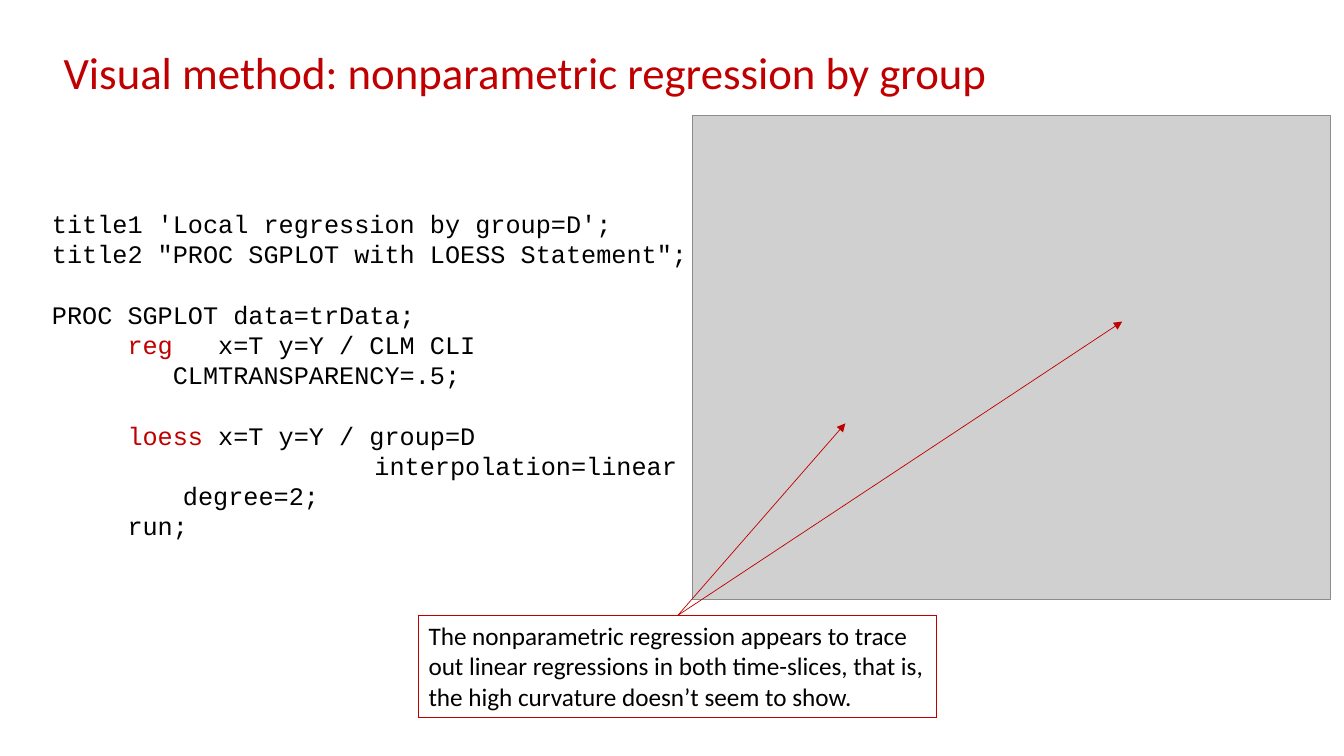
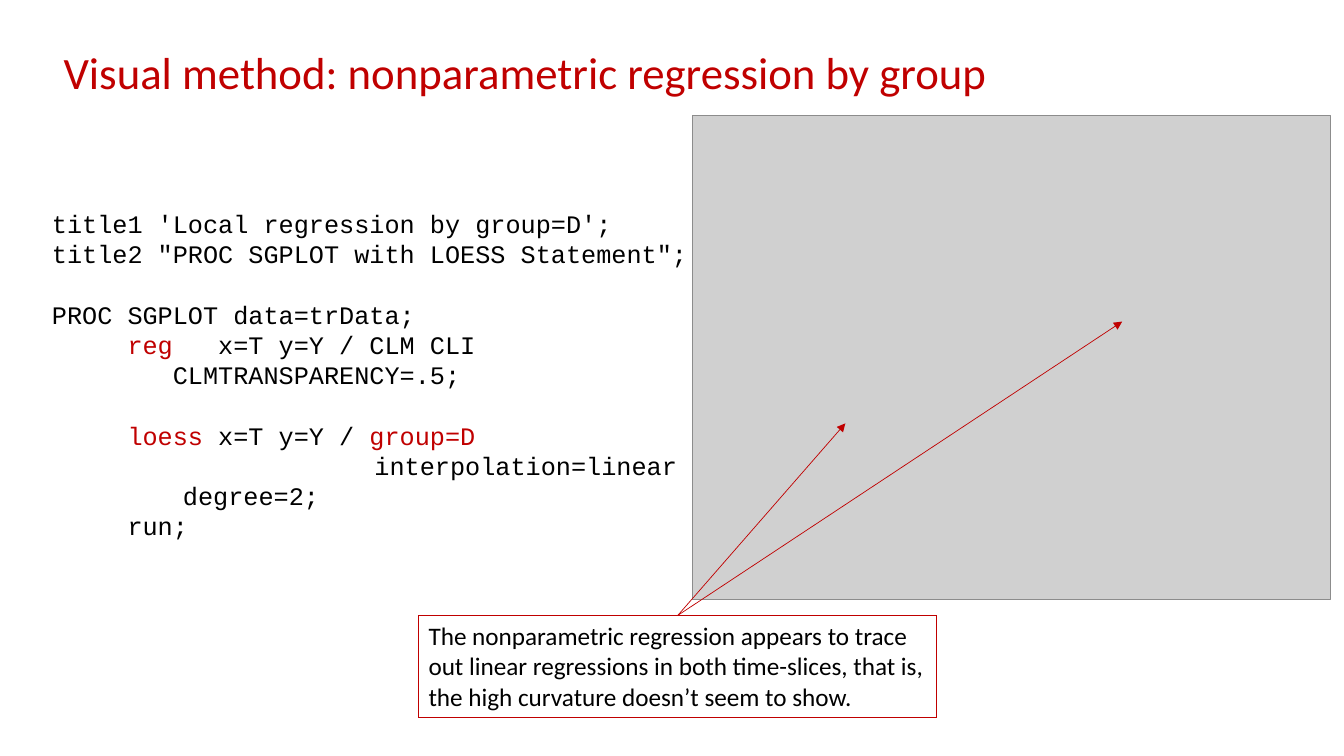
Before and after one commit to campnmug/Model_selection_and_inference, a slide deck: slide 10 of SCSUG 2019 Presentation deck - Do you know when your data is lying to you- Regression HOW.pptx (slide 9 before the commit). Drawn at 1344x756 pixels with LibreOffice and Linux fonts; fonts in the diff are those of the drawing; grey boxes stand for pictures. Boxes give left, top, right and bottom in pixels: in the first picture for what was removed or moved away, otherwise in the second. Text is boxed around its words. In the diff, an @@ line names an element or a change of style, - is before the commit and + after.

```diff
--- a/SCSUG 2019 Presentation deck - Do you know when your data is lying to you- Regression HOW.pptx
+++ b/SCSUG 2019 Presentation deck - Do you know when your data is lying to you- Regression HOW.pptx
@@ text at (128, 426, 475, 451): text colour #000000 to #C00000 in "group=D" @@
```
Also in this commit, not shown: 13 other slides changed, 3 slides added, 1 slide removed.
